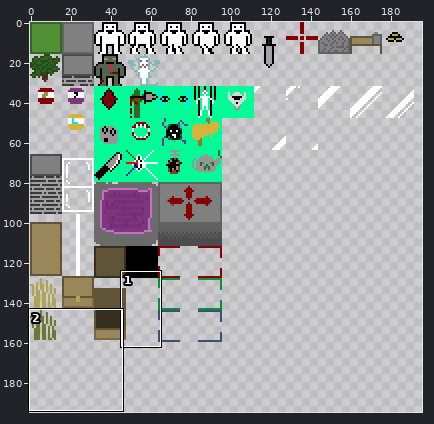
A sprite sheet gets an edit: new idea.png. Above, an overview of the earlier version with the close-up marked.
Close-up. Before the edit:
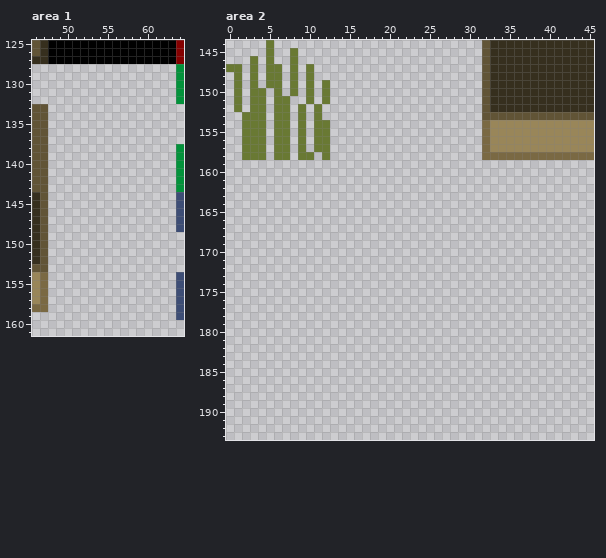
The file is 200x200 pixels. Pixels under 10% opacity are left out. Colours within 5 levels of each other are drawn and written as one. Shown: area 1: x 46..64, y 125..161; area 2: x 0..45, y 144..193. The wide view leaves out empty margins.
After the commit:
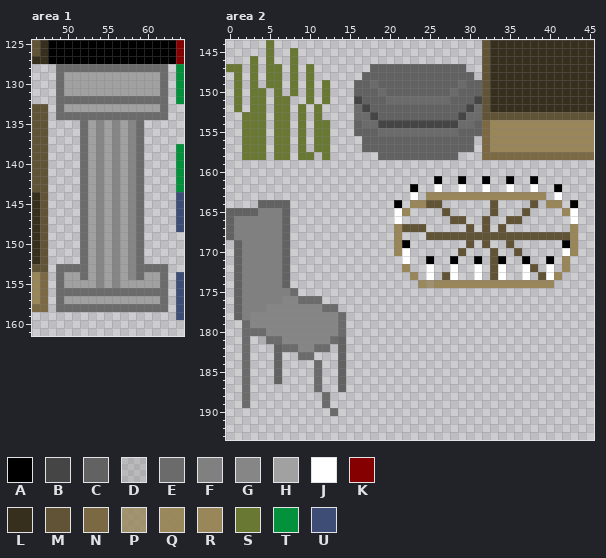
Palette (. is transparent): A #000000  B #454545  C #616261  D #6b6b6b32  E #6b6b6b  F #7f807f  G #868686  H #a1a1a1  J #ffffff  K #850000  L #362f1e  M #615436  N #7a6943  P #998659cd  Q #998659f5  R #998659  S #697933  T #03923b  U #3d4d75
From old to new:
Changed rows in their new state; - is an unchanged pixel.
Area 1:
first column x 49:
128 EEEEEEEEEEEEEE
129 EHHHHHHHHHHHHE
130 EHHHHHHHHHHHHE
131 EHHHHHHHHHHHHE
132 EEEEEEEEEEEEEE
133 EHHHHHHHHHHHHE
134 EEEEEEEEEEEEEE
135 ---EHGHGHGE---
136 ---EHGHGHGE---
137 ---EHGHGHGE---
138 ---EHGHGHGE---
139 ---EHGHGHGE---
140 ---EHGHGHGE---
141 ---EHGHGHGE---
142 ---EHGHGHGE---
143 ---EHGHGHGE---
144 ---EHGHGHGE---
145 ---EHGHGHGE---
146 ---EHGHGHGE---
147 ---EHGHGHGE---
148 ---EHGHGHGE---
149 ---EHGHGHGE---
150 ---EHGHGHGE---
151 ---EHGHGHGE---
152 ---EHGHGHGE---
153 EEEEHGHGHGEEEE
154 EHHEHGHGHGEHHE
155 EHHHHGHGHHHHHE
156 EEEEEEEEEEEEEE
157 EHHHHHHHHHHHHE
158 EEEEEEEEEEEEEE
Area 2:
first column x 0:
147 ------------------CCCCCCCCCCCC--------------
148 -----------------CCCCCCCCCCCCCC-------------
149 ----------------CCECCCCCCCCCCECC------------
150 ----------------CCCECCCCCCCCECCC------------
151 ----------------BCCCEEEEEEEECCCB------------
152 ----------------EBCCCCCCCCCCCCBE------------
153 ----------------EEBCCCCCCCCCCBEE------------
154 ----------------CEEBBBBBBBBBBEEC------------
155 ----------------CCCEEEEEEEEEECCC------------
156 -----------------CCCCCCCCCCCCCC-------------
157 -----------------CCCCCCCCCCCCCC-------------
158 -------------------CCCCCCCCCC---------------
161 --------------------------A--A--A--A--A-----
162 -----------------------A--J--J--J--J--J--A--
163 -----------------------J-RRRRRRRRRRRRRRR-J--
164 ----CCCC-------------A-RRMM------M----M-RR-A
165 CCCCFFFC-------------JR----M-----M---M----RJ
166 CFFFFFFC-------------J------MM--M--MM------J
167 CFFFFFFC-------------RMMM-----M-M-M--------R
168 CFFFFFFC-------------R---MMMMMMMMMMMMMMMMMMR
169 -CFFFFFC-------------RA-------M-M--M------AR
170 -CFFFFFC-------------RJ------M---M--M-----JR
171 -CFFFFFC--------------J--A--A--A-MA--A--A-R-
172 -CFFFFFC--------------R--J--J--J-MJ--JM-J-R-
173 -CFFFFFC---------------R-J-MJ--J-MJ--J-MJR--
174 -CFFFFFC----------------QPRRRRRRRRRRRRRRR---
175 -CFFFFFFE-----------------------------------
176 -CFFFFFGGEEE--------------------------------
177 -CFFFGGGGGGGEE------------------------------
178 -CFGGGGGGGGGGGE-----------------------------
179 --EGGGGGGGGGGGE-----------------------------
180 --EEEGGGGGGGGGE-----------------------------
181 --E-DEEGGGGGGEC-----------------------------
182 --E---CEEGGEE-C-----------------------------
183 --E---C--EE---C-----------------------------
184 --E---C----E--C-----------------------------
185 --E---C----E--C-----------------------------
186 --E---C----E--C-----------------------------
187 --E--------E--C-----------------------------
188 --E---------E-------------------------------
189 --E---------E-------------------------------
190 -------------E------------------------------
Where, in picture pixels (left, top, right, bottom), the same in both close-ups:
added: (56, 64, 168, 312)
added: (354, 64, 578, 288)
added: (226, 200, 346, 416)
